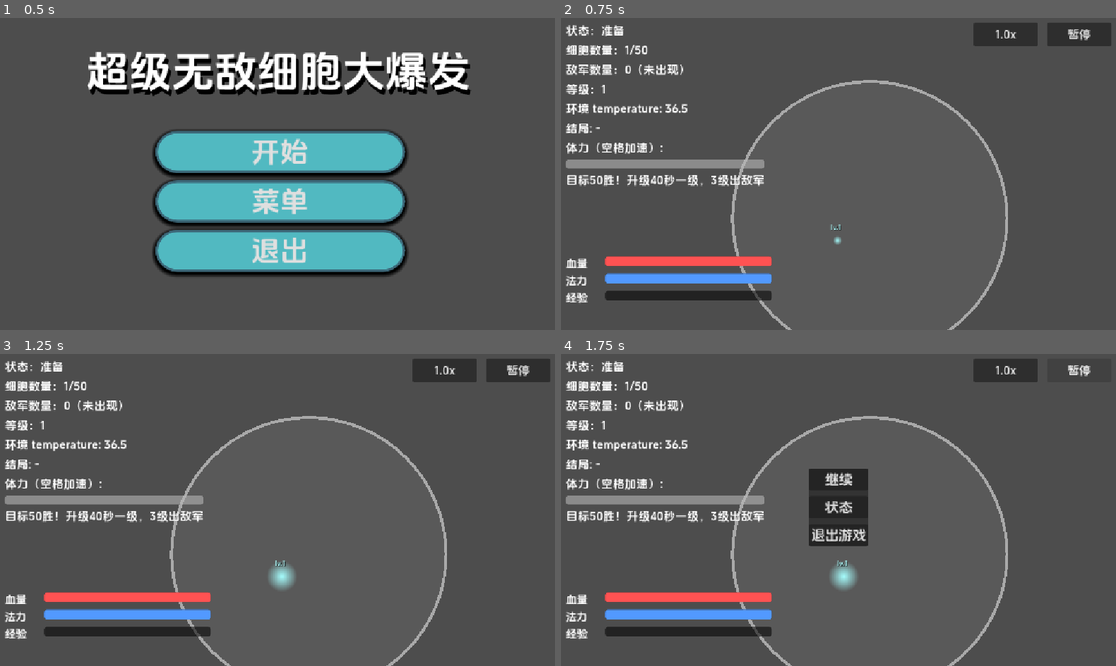
Above: before the commit, frames 1-4 (two rows, left to right).
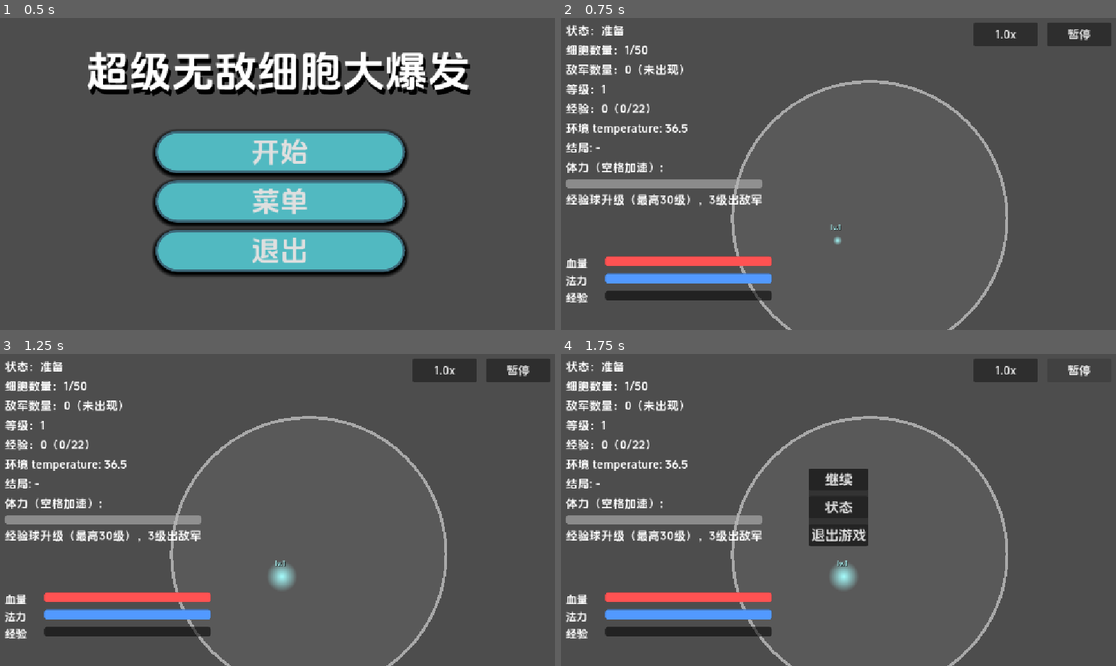
Above: after the commit, the same moments.

Repository: Galax121/-
Game: Godot game, scene res://main/Main.tscn
Two runs of this game, one before a commit and one after it. Both use one fixed random seed, a clock stepped at 60 frames per second and the inputs below.
Inputs:
- Up to frame 1 (0.5 s): no input
- Up to frame 2 (0.75 s): click "开始" at 0.5 s
- Up to frame 3 (1.25 s): no input
- Up to frame 4 (1.75 s): click "暂停" at 1.25 s

Frame 1 is identical in both runs. In frame 2, 4.1% of the frame differs, in the area x 0-37%, y 27-61%; in frame 3, 4.1%; in frame 4, 4.1%.

Commit message:
加入经验球

Diff:
--- a/autoload/GameManager.gd
+++ b/autoload/GameManager.gd
@@ -8,6 +8,7 @@
 const SkillSystemScript: GDScript = preload("res://systems/SkillSystemStub.gd")
 const EndingSystemScript: GDScript = preload("res://systems/EndingSystemStub.gd")
 const EnemySystemScript: GDScript = preload("res://systems/EnemySystemStub.gd")
+const ExperienceOrbSystemScript: GDScript = preload("res://systems/ExperienceOrbSystem.gd")
 
 var current_state: int = GameState.SELECT
 var elapsed: float = 0.0
@@ -22,6 +23,8 @@
 var skill_system = null
 var ending_system = null
 var enemy_system = null
+var experience_orb_system = null
+var _resume_bonus_armed: bool = false
 
 func _ready() -> void:
 	if cell_system == null:
@@ -34,11 +37,15 @@
 		ending_system = EndingSystemScript.new()
 	if enemy_system == null:
 		enemy_system = EnemySystemScript.new()
+	if experience_orb_system == null:
+		experience_orb_system = ExperienceOrbSystemScript.new()
 	cell_system.init()
 	environment_system.init()
 	skill_system.init()
 	ending_system.init()
 	enemy_system.init()
+	experience_orb_system.init()
+	experience_orb_system.orb_spawn_requested.connect(_on_orb_spawn_requested)
 	_change_state(GameState.SELECT)
 	print("[GameManager] 游戏启动，当前状态 = SELECT（自动选细胞）")
 
@@ -62,19 +69,23 @@
 			pass
 		GameState.GROW:
 			cell_system.tick(delta)
-			skill_system.tick(delta)
 			enemy_system.tick(delta)
+			_tick_experience_orbs(delta)
 		GameState.ENV:
 			cell_system.tick(delta)
-			skill_system.tick(delta)
 			environment_system.tick(delta)
 			enemy_system.tick(delta)
+			_tick_experience_orbs(delta)
 		GameState.ENEMY:
 			cell_system.tick(delta)
-			skill_system.tick(delta)
 			environment_system.tick(delta)
 			enemy_system.tick(delta)
+			_tick_experience_orbs(delta)
 			print("[GameManager] 敌人出现（占位）... 当前细胞数 = %d" % get_cell_count())
+
+func _tick_experience_orbs(delta: float) -> void:
+	if get_level() < SkillSystemScript.MAX_LEVEL:
+		experience_orb_system.tick(delta)
 
 # 状态流转（新节奏）：准备2秒 → 成长期（主控2级前）→ 发展期（3级敌军登场前）
 # → 敌军期（直到50胜）。胜利只由 _check_ending 判，超时不再强制结算
@@ -125,8 +136,10 @@
 	skill_system.init()
 	ending_system.init()
 	enemy_system.init()
+	experience_orb_system.init()
 	elapsed = 0.0
 	ending_id = ""
+	_resume_bonus_armed = false
 	started = true
 	_change_state(GameState.SELECT)
 	print("[GameManager] 玩家点开始，进入游戏")
@@ -134,7 +147,34 @@
 # 退出到菜单：停住推进，画面由 Main.gd 藏起来
 func stop_to_menu() -> void:
 	started = false
+	_resume_bonus_armed = false
 	print("[GameManager] 退出到菜单，模拟暂停")
+
+# Mark a real pause so duplicate resume callbacks cannot award repeated bonuses.
+func pause_gameplay() -> void:
+	if started and current_state != GameState.END:
+		_resume_bonus_armed = true
+
+func resume_gameplay() -> void:
+	if not _resume_bonus_armed:
+		return
+	_resume_bonus_armed = false
+	if started and current_state != GameState.END and experience_orb_system != null:
+		experience_orb_system.spawn_resume_bonus()
+
+func _on_orb_spawn_requested(xp_value: int, is_resume_bonus: bool) -> void:
+	EventBus.experience_orb_spawn_requested.emit(xp_value, is_resume_bonus)
+
+# Called only after a visible experience orb is collected.
+func collect_experience_orb(xp_value: int) -> void:
+	if not started or current_state == GameState.END or skill_system == null:
+		return
+	skill_system.add_experience(xp_value)
+
+func spawn_enemy_experience_orb(enemy_size: String) -> void:
+	if not started or current_state == GameState.END or experience_orb_system == null:
+		return
+	experience_orb_system.spawn_enemy_drop(enemy_size)
 
 # 敌方导演：主控3级放敌军游荡，主控4级转围堵（每帧检查一次）
 func _update_enemy_director() -> void:
@@ -203,6 +243,16 @@
 			return int(v)
 	return 1
 
+func get_total_experience() -> int:
+	if skill_system != null:
+		return int(skill_system.total_experience)
+	return 0
+
+func get_experience_progress() -> Vector2:
+	if skill_system != null and skill_system.has_method("get_upgrade_progress"):
+		return skill_system.get_upgrade_progress()
+	return Vector2.ZERO
+
 func get_temperature() -> float:
 	if environment_system != null:
 		var v = environment_system.get("temperature")
--- a/core/IEventBus.gd
+++ b/core/IEventBus.gd
@@ -15,6 +15,10 @@
 signal env_changed(name: String, value: float)
 # 等级变化时发出，参数为当前等级（副程 B 发，副程 C 收）
 signal level_changed(level: int)
+# 主控经验变化时发出（累计经验、当前等级内经验、下一级所需经验）
+signal experience_changed(total_experience: int, experience: int, exp_to_next: int)
+# 请求在游戏画面生成经验球；XP 只在玩家收集该球时入账
+signal experience_orb_spawn_requested(xp_value: int, is_resume_bonus: bool)
 # 结局触发时发出，参数为结局 id，目前只有 "player_win"（主程发，副程 C 收）
 signal ending_triggered(ending_id: String)
 # 游戏状态机变化时发出，参数为状态名字符串（主程发，副程 C 收）
--- a/main/Main.gd
+++ b/main/Main.gd
@@ -16,6 +16,7 @@
 var label_cells: Label
 var label_enemy: Label
 var label_level: Label
+var label_xp: Label
 var label_env: Label
 var label_ending: Label
 var label_hint: Label
@@ -47,6 +48,7 @@
 # 状态浮层：显示主控所有数值，点任意处回到暂停菜单
 var state_overlay: CanvasLayer
 var state_label: Label
+var _lifecycle_paused: bool = false
 
 # 细胞画面相关：容器 + 共享贴图 + 随机数 + 已生成的精灵列表 + 每个细胞的速度和年龄
 var cell_layer: Node2D
@@ -76,7 +78,7 @@
 const STAMINA_MAX: float = 100.0
 const STAMINA_DRAIN: float = 30.0
 const STAMINA_REGEN: float = 12.0
-# 其它细胞：移动速度与主控相同，出生后每隔这么久升1级（与主控同为40秒一级）
+# 其它细胞：移动速度与主控相同，出生后每隔这么久升1级
 const OTHER_LEVEL_UP_TIME: float = 40.0
 # 外观参数：其它细胞最大形态统一，主控比它们大一档，出生后用这么久长满
 const CELL_MAX_SCALE: float = 0.8
@@ -105,6 +107,15 @@
 var _enemy_time: float = 0.0
 # 每个敌军的家（3级出生位点），4级围堵后不再拴绳
 var enemy_homes: Array[Vector2] = []
+# Experience orbs are spatial pickups; XP is granted only after proximity collection.
+var experience_orbs: Array[Sprite2D] = []
+var experience_orb_values: Array[int] = []
+var _pending_orb_values: Array[int] = []
+var _pending_orb_bonuses: Array[bool] = []
+var orb_texture: Texture2D
+const ORB_PICKUP_RADIUS: float = 30.0
+const ORB_SPAWN_MIN_DISTANCE: float = 80.0
+const ORB_SPAWN_MAX_DISTANCE: float = 160.0
 
 func _ready() -> void:
 	rng.randomize()
@@ -114,6 +125,7 @@
 		combat = CellCombatStats.new()
 	combat.init_main()
 	_build_cell_layer()
+	orb_texture = _make_orb_texture()
 	_build_ui()
 	_build_bottom_bars()
 	_build_pause_ui()
@@ -143,6 +155,7 @@
 func _on_start_pressed() -> void:
 	get_viewport().gui_release_focus()
 	get_tree().paused = false
+	_lifecycle_paused = false
 	Engine.time_scale = 1.0
 	speed_menu.visible = false
 	_update_speed_btn()
@@ -152,6 +165,7 @@
 	state_overlay.visible = false
 	_clear_cells()
 	_clear_enemies()
+	_clear_experience_orbs()
 	stamina = STAMINA_MAX
 	is_sprinting = false
 	if combat != null:
@@ -189,6 +203,7 @@
 	_update_stamina(delta)
 	_update_spawning(delta)
 	_update_enemy_spawning(delta)
+	_update_experience_orbs()
 	_grow_cells(delta)
 	_grow_enemies(delta)
 	_move_cells(delta)
@@ -314,6 +329,7 @@
 # 点倍速键：定住并弹速度单（同时收起暂停菜单防叠在一起）
 func _on_speed_pressed() -> void:
 	pause_menu.visible = false
+	GameManager.pause_gameplay()
 	get_tree().paused = true
 	speed_menu.visible = true
 
@@ -323,12 +339,14 @@
 	_update_speed_btn()
 	speed_menu.visible = false
 	pause_menu.visible = false
+	GameManager.resume_gameplay()
 	get_tree().paused = false
 
 # 点空白处：不换挡，直接回游戏
 func _on_speed_return() -> void:
 	speed_menu.visible = false
 	pause_menu.visible = false
+	GameManager.resume_gameplay()
 	get_tree().paused = false
 
 func _update_speed_btn() -> void:
@@ -364,12 +382,14 @@
 # 点暂停键：定住整局（含细胞和计时），弹出菜单
 func _on_pause_pressed() -> void:
 	speed_menu.visible = false
+	GameManager.pause_gameplay()
 	get_tree().paused = true
 	pause_menu.visible = true
 
 # 继续：收起菜单，原速接着跑
 func _on_resume_pressed() -> void:
 	pause_menu.visible = false
+	GameManager.resume_gameplay()
 	get_tree().paused = false
 
 # 状态：藏暂停菜单，弹出主控数值浮层
@@ -386,6 +406,7 @@
 # 退出游戏：解暂停 → 藏游戏 → 清细胞 → 停模拟 → 回主菜单
 func _on_quit_to_menu() -> void:
 	get_tree().paused = false
+	GameManager.stop_to_menu()
 	pause_menu.visible = false
 	state_overlay.visible = false
 	Engine.time_scale = 1.0
@@ -399,7 +420,7 @@
 	bottom_box.visible = false
 	_clear_cells()
 	_clear_enemies()
-	GameManager.stop_to_menu()
+	_clear_experience_orbs()
 	if menu_layer != null:
 		menu_layer.visible = true
 
@@ -418,7 +439,7 @@
 		lines.append("速率：%.1f 像素/秒" % vel.length())
 		lines.append("体力：%.0f / %.0f" % [stamina, STAMINA_MAX])
 		lines.append("敌军：%d" % enemy_sprites.size())
-		lines.append("等级：lv.%d（最高 5）" % cell_levels[0])
+		lines.append("等级：lv.%d（最高 30）" % cell_levels[0])
 		lines.append("大小：缩放 %.2f，直径约 %.0f 像素" % [cell_sprites[0].scale.x, diameter])
 		lines.append("存活：%.1f 秒" % cell_ages[0])
 	lines.append("场上细胞总数：%d" % cell_sprites.size())
@@ -528,6 +549,7 @@
 	label_cells = _make_label(box, "细胞数量: -")
 	label_enemy = _make_label(box, "敌军数量: -")
 	label_level = _make_label(box, "等级: -")
+	label_xp = _make_label(box, "经验：0（0/22）")
 	label_env = _make_label(box, "环境温度: -")
 	label_ending = _make_label(box, "结局: -")
 	_make_label(box, "体力（空格加速）:")
@@ -538,7 +560,7 @@
 	stamina_bar.show_percentage = false
 	stamina_bar.custom_minimum_size = Vector2(220, 18)
 	box.add_child(stamina_bar)
-	label_hint = _make_label(box, "目标50胜！升级40秒一级，3级出敌军")
+	label_hint = _make_label(box, "经验球升级（最高30级），3级出敌军")
 	# 顶屏横幅：平时藏着，只在敌军出现/围堵时显示
 	label_enemy_alert = Label.new()
 	label_enemy_alert.text = "敌军出现！"
@@ -610,7 +632,7 @@
 func _sync_combat_bars() -> void:
 	if combat == null:
 		return
-	combat.level = mini(GameManager.get_level(), 5)
+	combat.level = mini(GameManager.get_level(), 30)
 	var sys = GameManager.skill_system
 	if sys != null and sys.has_method("get_upgrade_progress"):
 		var pg: Vector2 = sys.get_upgrade_progress()
@@ -620,7 +642,7 @@
 	hp_bar.value = combat.hp
 	mp_bar.max_value = combat.max_mp
 	mp_bar.value = combat.mp
-	exp_bar.max_value = combat.exp_to_next
+	exp_bar.max_value = maxf(combat.exp_to_next, 1.0)
 	exp_bar.value = combat.exp
 
 func _make_label(parent: Control, text: String) -> Label:
@@ -635,6 +657,8 @@
 	EventBus.enemy_count_changed.connect(_on_enemy_count_changed)
 	EventBus.env_changed.connect(_on_env_changed)
 	EventBus.level_changed.connect(_on_level_changed)
+	EventBus.experience_changed.connect(_on_experience_changed)
+	EventBus.experience_orb_spawn_requested.connect(_on_experience_orb_spawn_requested)
 	EventBus.ending_triggered.connect(_on_ending_triggered)
 	EventBus.game_state_changed.connect(_on_game_state_changed)
 
@@ -642,6 +666,8 @@
 	_on_game_state_changed(GameManager.state_to_string(GameManager.current_state))
 	_on_cell_count_changed(GameManager.get_cell_count())
 	_on_level_changed(GameManager.get_level())
+	var progress := GameManager.get_experience_progress()
+	_on_experience_changed(GameManager.get_total_experience(), int(progress.x), int(progress.y))
 	_on_env_changed("temperature", GameManager.get_temperature())
 	if GameManager.ending_id != "":
 		_on_ending_triggered(GameManager.ending_id)
@@ -699,7 +725,7 @@
 	cell_sprites.append(sp)
 	cell_ages.append(0.0)
 	if is_main:
-		cell_levels.append(mini(GameManager.get_level(), 5))
+		cell_levels.append(mini(GameManager.get_level(), 30))
 		cell_vels.append(Vector2.RIGHT * MAIN_DRIFT_SPEED)
 	else:
 		cell_levels.append(1)
@@ -749,9 +775,9 @@
 		cell_sprites[i].scale = Vector2(s, s)
 
 # 其它细胞升级：存活每满 40 秒升 1 级，上限为主控当前等级减一（至少 1 级）
-# 主控等级直接跟技能系统走（最高 5 级已在 SkillSystemStub 里封顶）
+# 主控等级直接跟技能系统走（最高 30 级已在 SkillSystemStub 里封顶）
 func _update_other_levels(_delta: float) -> void:
-	var main_lv: int = mini(GameManager.get_level(), 5)
+	var main_lv: int = mini(GameManager.get_level(), 30)
 	if not cell_levels.is_empty() and cell_levels[0] != main_lv:
 		cell_levels[0] = main_lv
 		cell_level_labels[0].text = "lv.%d" % main_lv
@@ -930,6 +956,108 @@
 	_enemy_spawned_total = 0
 	_enemy_spawn_timer = 0.0
 	_enemy_next_in = 0.0
+
+func _make_orb_texture() -> Texture2D:
+	var gradient := Gradient.new()
+	gradient.set_color(0, Color(1, 1, 1, 1))
+	gradient.set_color(1, Color(1, 1, 1, 0))
+	var texture := GradientTexture2D.new()
+	texture.gradient = gradient
+	texture.width = 32
+	texture.height = 32
+	texture.fill = GradientTexture2D.FILL_RADIAL
+	texture.fill_from = Vector2(0.5, 0.5)
+	texture.fill_to = Vector2(1.0, 0.5)
+	return texture
+
+func _on_experience_orb_spawn_requested(xp_value: int, is_resume_bonus: bool) -> void:
+	if cell_layer == null or not cell_layer.visible or cell_sprites.is_empty():
+		_pending_orb_values.append(xp_value)
+		_pending_orb_bonuses.append(is_resume_bonus)
+		return
+	_spawn_experience_orb(xp_value, is_resume_bonus)
+
+func _spawn_experience_orb(xp_value: int, is_resume_bonus: bool) -> void:
+	if cell_layer == null or not cell_layer.visible or cell_sprites.is_empty():
+		return
+	var orb := Sprite2D.new()
+	orb.texture = orb_texture
+	orb.position = _find_orb_spawn_position(cell_sprites[0].position)
+	orb.scale = Vector2.ONE * (0.42 if is_resume_bonus else 0.3)
+	orb.modulate = Color(1.0, 0.85, 0.25) if is_resume_bonus else Color(0.35, 1.0, 0.55)
+	orb.z_index = 1
+	cell_layer.add_child(orb)
+	experience_orbs.append(orb)
+	experience_orb_values.append(xp_value)
+	var value_label := Label.new()
+	value_label.text = str(xp_value)
+	value_label.position = Vector2(-10, -20)
+	value_label.add_theme_font_size_override("font_size", 10)
+	value_label.add_theme_color_override("font_color", Color(1, 1, 1, 0.9))
+	value_label.mouse_filter = Control.MOUSE_FILTER_IGNORE
+	value_label.scale = Vector2.ONE / orb.scale.x
+	orb.add_child(value_label)
+
+func _find_orb_spawn_position(origin: Vector2) -> Vector2:
+	var max_radius := DISH_RADIUS - CELL_RADIUS - 8.0
+	for attempt in range(24):
+		var angle := rng.randf_range(0.0, TAU)
+		var direction := Vector2(cos(angle), sin(angle))
+		var projection := origin.dot(direction)
+		var discriminant := projection * projection + max_radius * max_radius - origin.length_squared()
+		if discriminant < 0.0:
+			continue
+		var edge_distance := -projection + sqrt(discriminant)
+		if edge_distance < ORB_SPAWN_MIN_DISTANCE:
+			continue
+		var max_distance := minf(ORB_SPAWN_MAX_DISTANCE, edge_distance)
+		var distance := rng.randf_range(ORB_SPAWN_MIN_DISTANCE, max_distance)
+		return origin + direction * distance
+	var inward_direction := -origin.normalized() if origin.length_squared() > 0.001 else Vector2.RIGHT
+	return origin + inward_direction * ORB_SPAWN_MIN_DISTANCE
+
+func _update_experience_orbs() -> void:
+	if cell_sprites.is_empty():
+		return
+	while not _pending_orb_values.is_empty():
+		_spawn_experience_orb(_pending_orb_values.pop_front(), _pending_orb_bonuses.pop_front())
+	var player_position: Vector2 = cell_sprites[0].position
+	for i in range(experience_orbs.size() - 1, -1, -1):
+		var orb := experience_orbs[i]
+		var distance := orb.position.distance_to(player_position)
+		if distance <= ORB_PICKUP_RADIUS:
+			GameManager.collect_experience_orb(experience_orb_values[i])
+			experience_orbs.remove_at(i)
+			experience_orb_values.remove_at(i)
+			orb.queue_free()
+
+func _clear_experience_orbs() -> void:
+	for orb in experience_orbs:
+		orb.queue_free()
+	experience_orbs.clear()
+	experience_orb_values.clear()
+	_pending_orb_values.clear()
+	_pending_orb_bonuses.clear()
+
+func _notification(what: int) -> void:
+	if what == NOTIFICATION_WM_WINDOW_FOCUS_OUT or what == NOTIFICATION_APPLICATION_FOCUS_OUT or what == NOTIFICATION_APPLICATION_PAUSED:
+		_pause_for_lifecycle()
+	elif what == NOTIFICATION_WM_WINDOW_FOCUS_IN or what == NOTIFICATION_APPLICATION_FOCUS_IN or what == NOTIFICATION_APPLICATION_RESUMED:
+		_resume_from_lifecycle()
+
+func _pause_for_lifecycle() -> void:
+	if not GameManager.started or GameManager.current_state == GameManager.GameState.END or get_tree().paused:
+		return
+	_lifecycle_paused = true
+	GameManager.pause_gameplay()
+	get_tree().paused = true
+
+func _resume_from_lifecycle() -> void:
+	if not _lifecycle_paused:
+		return
+	_lifecycle_paused = false
+	GameManager.resume_gameplay()
+	get_tree().paused = false
 
 # 在培养皿圆内找一个与其他细胞不重叠的出生点，最多试 20 次
 func _find_free_spot() -> Vector2:
@@ -1016,9 +1144,9 @@
 			if i == 0 and nv1.length() > MAIN_BASE_SPEED * MAIN_SPRINT_MULT:
 				cell_vels[0] = nv1.normalized() * MAIN_BASE_SPEED * MAIN_SPRINT_MULT
 
-# 实时状态行：等级倒计时 + 敌军模式，每帧刷新，与当前设置对齐
+# 实时状态行：等级 + 敌军模式，每帧刷新，与当前设置对齐
 func _update_realtime_labels() -> void:
-	var lv: int = mini(GameManager.get_level(), 5)
+	var lv: int = mini(GameManager.get_level(), 30)
 	label_level.text = "等级：%d" % lv
 	var active := false
 	if GameManager.enemy_system != null:
@@ -1045,9 +1173,12 @@
 func _on_env_changed(name: String, value: float) -> void:
 	label_env.text = "环境 %s: %.1f" % [name, value]
 
-# 左上角等级只代表主控（与头顶 lv.数字一致，最高 5）
+# 左上角等级只代表主控（与头顶 lv.数字一致，最高 30）
 func _on_level_changed(level: int) -> void:
-	label_level.text = "等级: %d" % mini(level, 5)
+	label_level.text = "等级: %d" % mini(level, 30)
+
+func _on_experience_changed(total_experience: int, experience: int, exp_to_next: int) -> void:
+	label_xp.text = "经验：%d（%d/%d）" % [total_experience, experience, exp_to_next]
 
 func _on_ending_triggered(ending_id: String) -> void:
 	var desc := ending_id
--- a/systems/CellCombatStats.gd
+++ b/systems/CellCombatStats.gd
@@ -16,7 +16,7 @@
 # ---------- 经验 EXP / 等级 ----------
 var exp: float = 0.0
 var level: int = 1
-var exp_to_next: float = 20.0
+var exp_to_next: float = 22.0
 var level_timer: float = 0.0
 
 # ---------- 法力 MP（只有主控有）----------
@@ -39,7 +39,7 @@
 	def_ = 0.0
 	level = 1
 	exp = 0.0
-	exp_to_next = 20.0
+	exp_to_next = 22.0
 
 func init_ally() -> void:
 	kind = Kind.ALLY
@@ -51,7 +51,7 @@
 	def_ = 0.0
 	level = 1
 	exp = 0.0
-	exp_to_next = 20.0
+	exp_to_next = 22.0
 
 func init_enemy() -> void:
 	kind = Kind.ENEMY
@@ -77,7 +77,7 @@
 	# hp <= 0 时由外部判断死亡（kill_cell）
 
 # ---------- 每帧更新（已停用）----------
-# 注意：升级/回蓝的权威在 SkillSystemStub（40秒一级）和 Main.gd 体力里，
+# 注意：升级权威在 SkillSystemStub，体力在 Main.gd 管理，
 # 这里不再自己跑，避免两套 pacing 打架。本对象只存数 + 提供受伤公式。
 func _process(_delta: float) -> void:
 	pass
--- /dev/null
+++ b/systems/ExperienceOrbSystem.gd
@@ -0,0 +1,44 @@
+extends "res://core/SystemBase.gd"
+## Configurable ambient experience-orb production and XP values for future enemy drops.
+signal orb_spawn_requested(xp_value: int, is_resume_bonus: bool)
+
+const XP_SMALL: int = 4
+const XP_MEDIUM: int = 9
+const XP_LARGE: int = 22
+const XP_ELITE: int = 60
+const XP_BOSS: int = 200
+
+const TARGET_XP_PER_MINUTE: float = 525.0
+const AMBIENT_ORB_XP: int = XP_LARGE
+
+var _xp_accumulator: float = 0.0
+
+func init() -> void:
+	_xp_accumulator = 0.0
+
+func tick(delta: float) -> void:
+	_xp_accumulator += delta * TARGET_XP_PER_MINUTE / 60.0
+	while _xp_accumulator >= float(AMBIENT_ORB_XP):
+		_xp_accumulator -= float(AMBIENT_ORB_XP)
+		orb_spawn_requested.emit(AMBIENT_ORB_XP, false)
+
+func spawn_resume_bonus() -> void:
+	orb_spawn_requested.emit(40, true)
+
+func spawn_enemy_drop(enemy_size: String) -> void:
+	var xp_value: int
+	match enemy_size:
+		"small":
+			xp_value = XP_SMALL
+		"medium":
+			xp_value = XP_MEDIUM
+		"large":
+			xp_value = XP_LARGE
+		"elite":
+			xp_value = XP_ELITE
+		"boss":
+			xp_value = XP_BOSS
+		_:
+			push_warning("Unknown enemy size for XP drop: %s" % enemy_size)
+			return
+	orb_spawn_requested.emit(xp_value, false)
--- a/systems/SkillSystemStub.gd
+++ b/systems/SkillSystemStub.gd
@@ -1,34 +1,43 @@
 extends "res://core/SystemBase.gd"
-## 技能/升级系统占位实现（主控等级）。
-## 规则：每存活 40 秒升 1 级，最高 5 级，升级时广播 level_changed。
+## 主控经验与等级系统。经验只由经验球收集获得。
 
 # 当前等级（即主控等级）
 var level: int = 1
-# 主控细胞最大等级：满级后停住
-const MAX_LEVEL: int = 5
-# 升一级要多少秒
-const LEVEL_UP_TIME: float = 40.0
-# 距上次升级过去的秒数
-var _time: float = 0.0
+# 累计经验与当前等级内的经验进度
+var total_experience: int = 0
+var experience: int = 0
+var exp_to_next: int = 22
+const MAX_LEVEL: int = 30
 
-# 初始化：回到 1 级并广播一次
 func init() -> void:
 	level = 1
-	_time = 0.0
-	print("[SkillSystemStub] init，初始等级 = 1")
+	total_experience = 0
+	experience = 0
+	exp_to_next = xp_required_for_level(level)
 	EventBus.level_changed.emit(level)
+	EventBus.experience_changed.emit(total_experience, experience, exp_to_next)
 
-# 每帧调用：攒满 40 秒升 1 级
-func tick(delta: float) -> void:
+static func xp_required_for_level(current_level: int) -> int:
+	return roundi(22.0 * pow(1.13, float(maxi(current_level - 1, 0))))
+
+func add_experience(amount: int) -> void:
+	if amount <= 0 or level >= MAX_LEVEL:
+		return
+	var leveled_up := false
+	total_experience += amount
+	experience += amount
+	while level < MAX_LEVEL and experience >= exp_to_next:
+		experience -= exp_to_next
+		level += 1
+		EventBus.level_changed.emit(level)
+		leveled_up = true
+		exp_to_next = xp_required_for_level(level) if level < MAX_LEVEL else 0
 	if level >= MAX_LEVEL:
-		return
-	_time += delta
-	if _time >= LEVEL_UP_TIME:
-		_time -= LEVEL_UP_TIME
-		level += 1
+		experience = 0
+	if leveled_up:
 		print("[SkillSystemStub] 升级！当前等级 = %d" % level)
-		EventBus.level_changed.emit(level)
+	EventBus.experience_changed.emit(total_experience, experience, exp_to_next)
 
-# 只读：升级进度（已攒秒数, 满级所需秒数），供 Main.gd 状态显示用
+# 只读：返回当前等级内的经验和升到下一级所需经验，供经验条使用。
 func get_upgrade_progress() -> Vector2:
-	return Vector2(_time, LEVEL_UP_TIME)
+	return Vector2(float(experience), float(exp_to_next))
Not shown, added: systems/ExperienceOrbSystem.gd.uid
